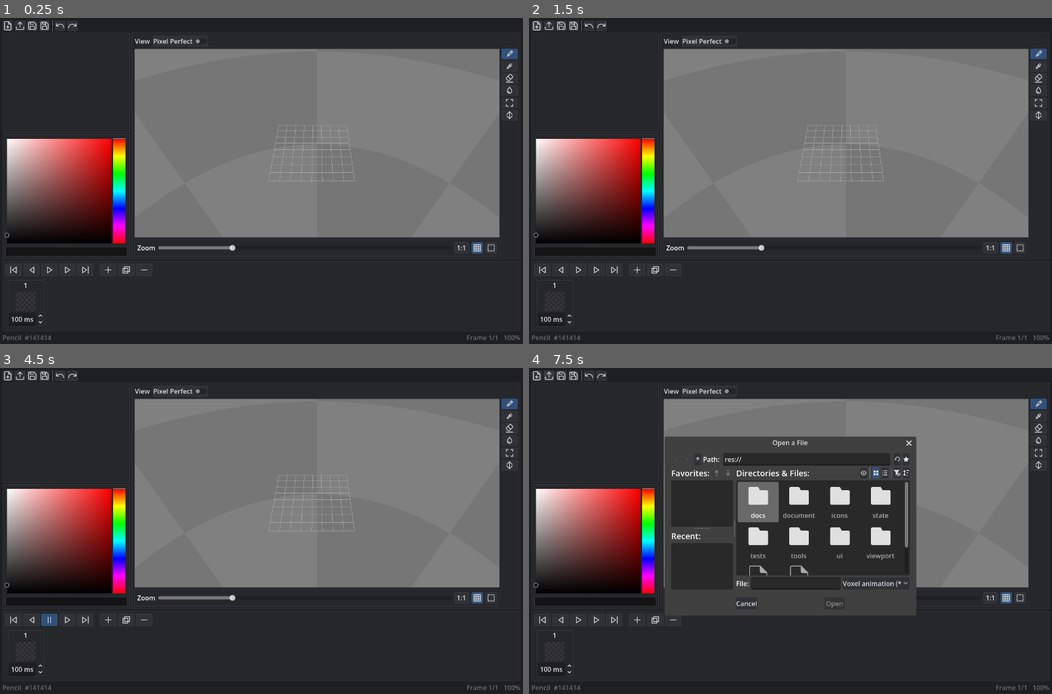
Above: before the commit, frames 1-4 (two rows, left to right).
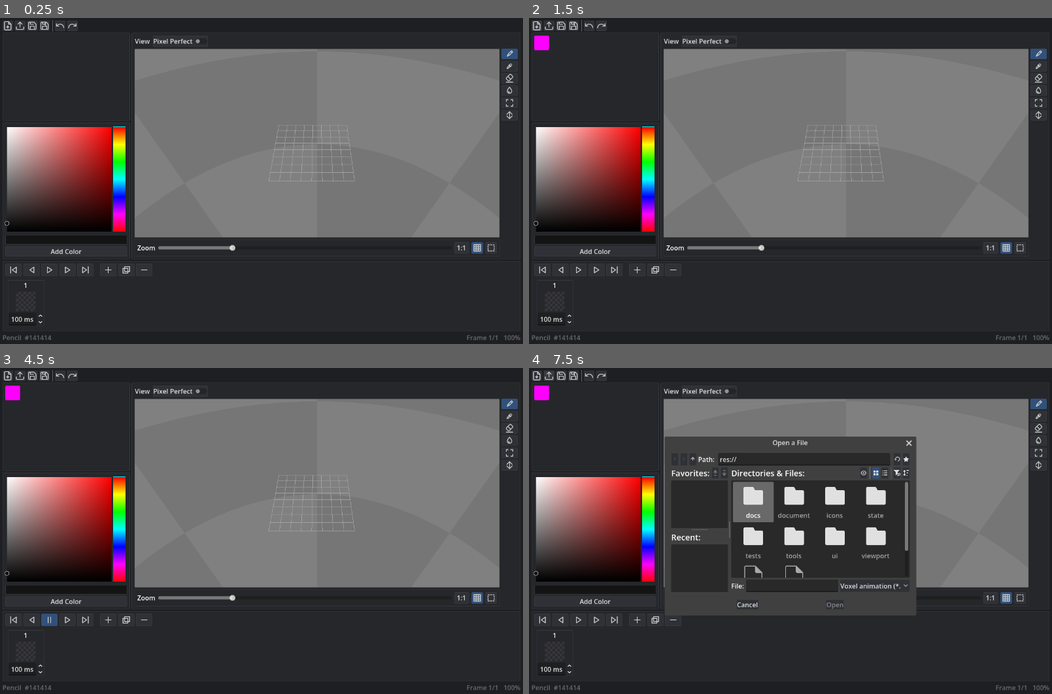
Above: after the commit, the same moments.

Repository: LeonardMeagher2/LVE
Game: Godot game, scene res://ui/main.tscn
Same seed, same stepped clock (60 frames per second), same inputs: the game is played once before the commit and once after it.
Inputs (mouse positions are in pixels of both pictures, inside the frame that each line leads up to):
- Up to frame 1 (0.25 s): no input
- Up to frame 2 (1.5 s): click (596, 252) at 0.5 s, where only the run after the commit has a clickable "Add Color"; click (534, 24) at 1.25 s
- Up to frame 3 (4.5 s): click (5, 374) at 2 s; click (15, 619) at 2.75 s; click (15, 619) at 3.5 s; click (47, 619) at 4.25 s
- Up to frame 4 (7.5 s): click (576, 619) at 5 s; click (596, 619) at 5.75 s; click (596, 619) at 6.5 s; click (549, 374) at 7.25 s

The runs differ from the first frame. In frame 1, 8.0% of the frame differs, in the area x 0-25%, y 31-73%; in frame 2, 8.2%; in frame 3, 8.2%; in frame 4, 10%, in the area x 0-73%, y 5-74%.

Commit message:
Palette: make color addition manual; fix clear button size
Add 'Add Color' button to palette panel. Remove auto-add on empty grid click. Add Button/styles/disabled to theme matching normal state, fixing clear selection button size change when disabled.

Diff:
--- a/ui/palette_panel.gd
+++ b/ui/palette_panel.gd
@@ -10,11 +10,14 @@
 @onready var _color_picker_button: ColorPickerButton = %ColorPickerButton
 
 
+@onready var _add_color_btn: Button = %AddColorBtn
+
+
 func _ready() -> void:
 	State.color_changed.connect(_on_color_changed)
 	State.cells_changed.connect(_rebuild_swatches)
 	State.frame_changed.connect(_rebuild_swatches)
-	%Scroll.gui_input.connect(_on_grid_area_input)
+	_add_color_btn.pressed.connect(_add_current_color)
 	_color_picker.color = State.current_color
 	_color_picker_button.color = State.current_color
 	_rebuild_swatches()
@@ -34,7 +37,6 @@
 	for i in palette.size():
 		var b := Button.new()
 		b.custom_minimum_size = Vector2(36, 36)
-		b.focus_mode = Control.FOCUS_NONE
 		b.tooltip_text = State.document.color_of(i).to_html(true)
 		var sb := (SWATCH as StyleBoxFlat).duplicate() as StyleBoxFlat
 		sb.bg_color = palette[i]
@@ -61,14 +63,6 @@
 			_rebuild_swatches()
 
 
-func _on_grid_area_input(event: InputEvent) -> void:
-	if event is InputEventMouseButton and event.pressed \
-			and event.button_index == MOUSE_BUTTON_LEFT:
-		var mb := event as InputEventMouseButton
-		if mb.position.y > _swatch_grid.size.y:
-			_add_current_color()
-
-
 func _add_current_color() -> void:
 	State.document.ensure_color(State.current_color)
 	_rebuild_swatches()
--- a/ui/palette_panel.tscn
+++ b/ui/palette_panel.tscn
@@ -62,5 +62,13 @@
 edit_intensity = false
 script = ExtResource("2_8seap")
 
+[node name="AddColorBtn" type="Button" parent="PanelContainer2/MarginContainer/VBoxContainer" unique_id=345678901]
+unique_name_in_owner = true
+custom_minimum_size = Vector2(0, 24)
+layout_mode = 2
+tooltip_text = "Add current color to palette"
+text = "Add Color"
+
 [connection signal="color_changed" from="PanelContainer2/MarginContainer/VBoxContainer/ColorPicker" to="." method="_on_picker_color_changed"]
 [connection signal="color_changed" from="PanelContainer2/MarginContainer/VBoxContainer/ColorPickerButton" to="." method="_on_picker_color_changed"]
+[connection signal="pressed" from="PanelContainer2/MarginContainer/VBoxContainer/AddColorBtn" to="." method="_on_add_color_pressed"]
--- a/ui/theme.tres
+++ b/ui/theme.tres
@@ -1,4 +1,16 @@
 [gd_resource type="Theme" format=3 uid="uid://cfbvk6vpaexfm"]
+
+[sub_resource type="StyleBoxFlat" id="StyleBoxFlat_btn_disabled"]
+bg_color = Color(0.184, 0.192, 0.212, 1)
+border_width_left = 1
+border_width_top = 1
+border_width_right = 1
+border_width_bottom = 1
+border_color = Color(0.227, 0.235, 0.259, 1)
+corner_radius_top_left = 2
+corner_radius_top_right = 2
+corner_radius_bottom_right = 2
+corner_radius_bottom_left = 2
 
 [sub_resource type="StyleBoxFlat" id="StyleBoxFlat_focus"]
 draw_center = false
@@ -57,6 +69,7 @@
 corner_radius_bottom_left = 2
 
 [resource]
+Button/styles/disabled = SubResource("StyleBoxFlat_btn_disabled")
 Button/styles/focus = SubResource("StyleBoxFlat_focus")
 Button/styles/hover = SubResource("StyleBoxFlat_hover")
 Button/styles/normal = SubResource("StyleBoxFlat_btn")
